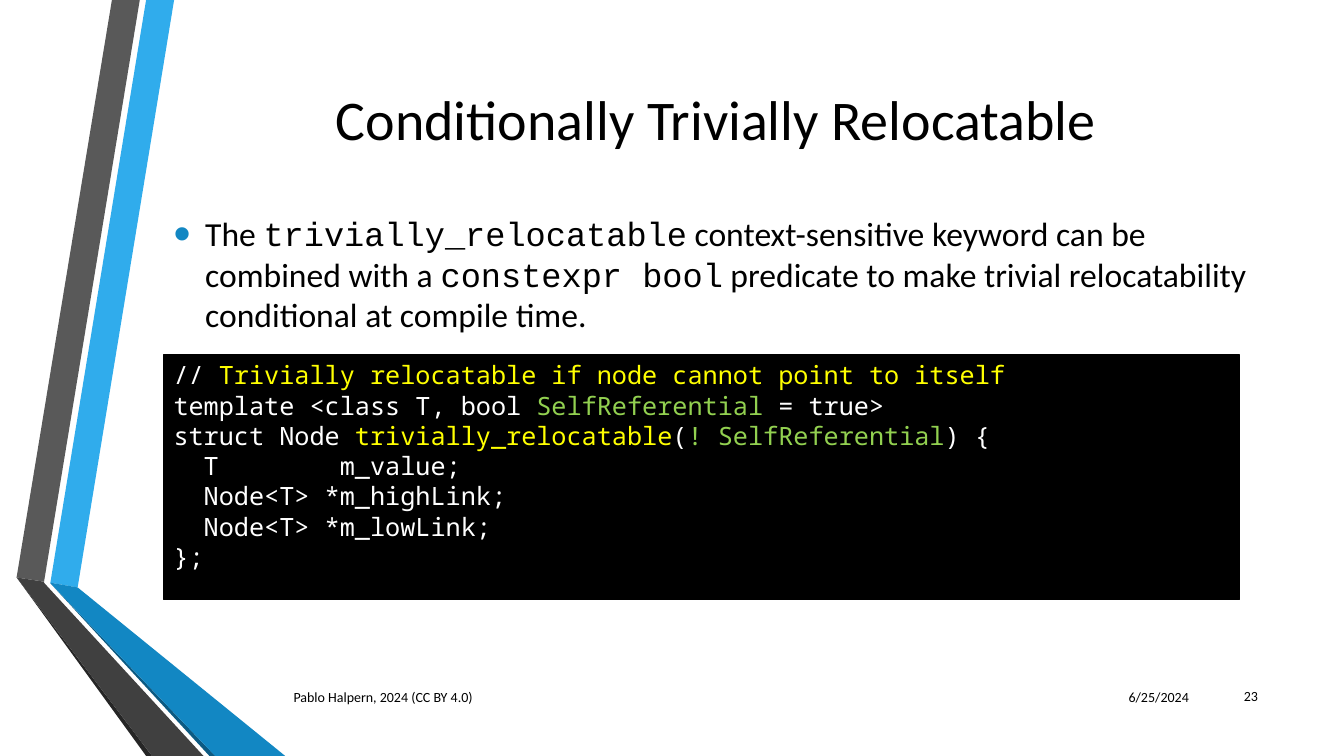
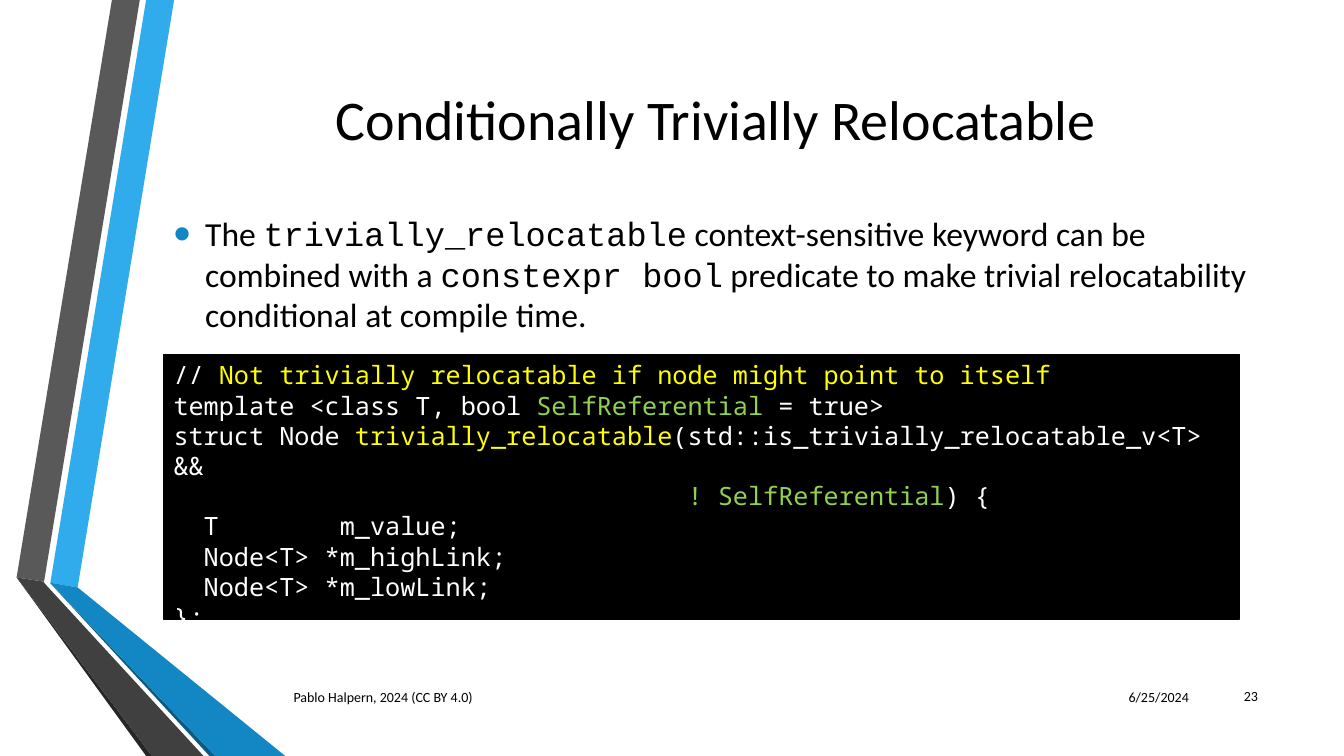
Before and after one commit to phalpern/WG21-halpern, a slide deck: slide 23 of relocate/Trivial Relocation - St. Louis 06-2024.pptx. Drawn at 1344x756 pixels with LibreOffice and Linux fonts; fonts in the diff are those of the drawing; background and template pictures are left out. Boxes give left, top, right and bottom in pixels: in the first picture for what was removed or moved away, otherwise in the second. Text is boxed around its words. In the diff, an @@ line names an element or a change of style, - is before the commit and + after.

```diff
--- a/relocate/Trivial Relocation - St. Louis 06-2024.pptx
+++ b/relocate/Trivial Relocation - St. Louis 06-2024.pptx
@@ rectangle "// Not trivially relocatable if ...": place and size @@
-rectangle "// Not trivially relocatable if ..." at bbox=[163, 355, 1239, 600]
+rectangle "// Not trivially relocatable if ..." at bbox=[163, 355, 1239, 619]
@@ text in rectangle at bbox=[219, 364, 1051, 390]: text changed @@
-// Trivially relocatable if node cannot point to itself
+// Not trivially relocatable if node might point to itself
@@ text in rectangle at bbox=[174, 426, 1202, 509]: text changed; text colour #FFFF00 to #FFFFFF @@
-struct Node trivially_relocatable(! SelfReferential) {
+struct Node trivially_relocatable(std::is_trivially_relocatable_v<T> &&
+! SelfReferential) {
```
Also in this commit, not shown: 6 other slides changed.
